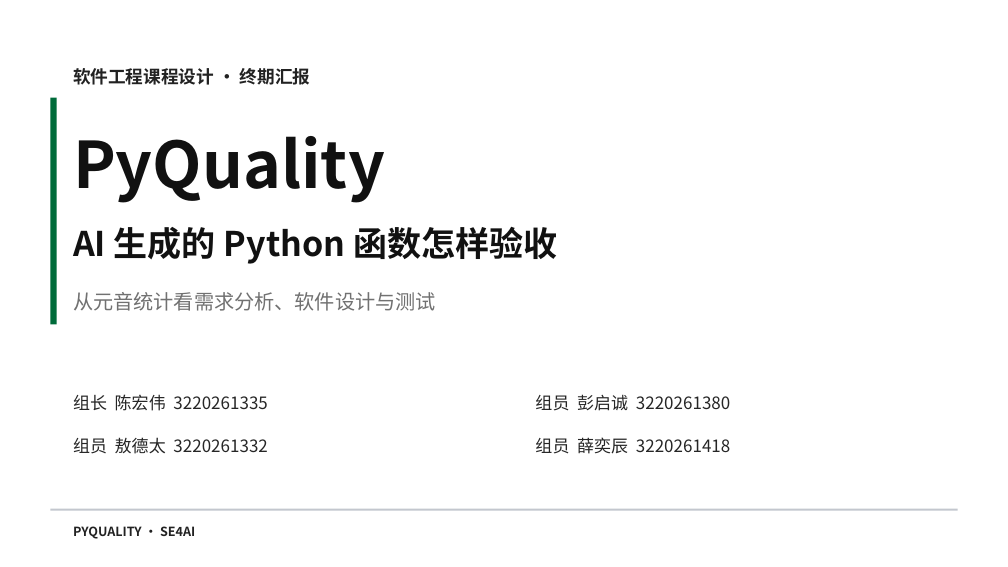
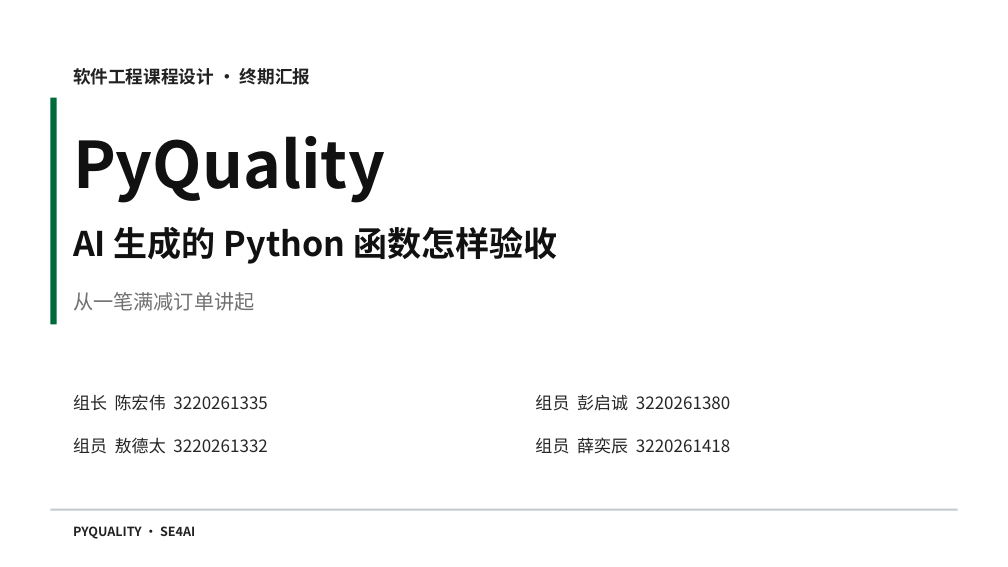
Before and after one commit to aCuttlefish/PyQuality, a slide deck: slide 1 of course-delivery/docs/汇报与实机演示/PyQuality_终期汇报.pptx. Drawn at 1008x567 pixels with LibreOffice and Linux fonts; fonts in the diff are those of the drawing. Boxes give left, top, right and bottom in pixels: in the first picture for what was removed or moved away, otherwise in the second. Text is boxed around its words. In the diff, an @@ line names an element or a change of style, - is before the commit and + after.

```diff
--- a/course-delivery/docs/汇报与实机演示/PyQuality_终期汇报.pptx
+++ b/course-delivery/docs/汇报与实机演示/PyQuality_终期汇报.pptx
@@ text at (x1=73, y1=292, x2=254, y2=311): text changed @@
-从元音统计看需求分析、软件设计与测试
+从一笔满减订单讲起
```
Also in this commit, not shown: 4 other slides changed, 4 other files.
